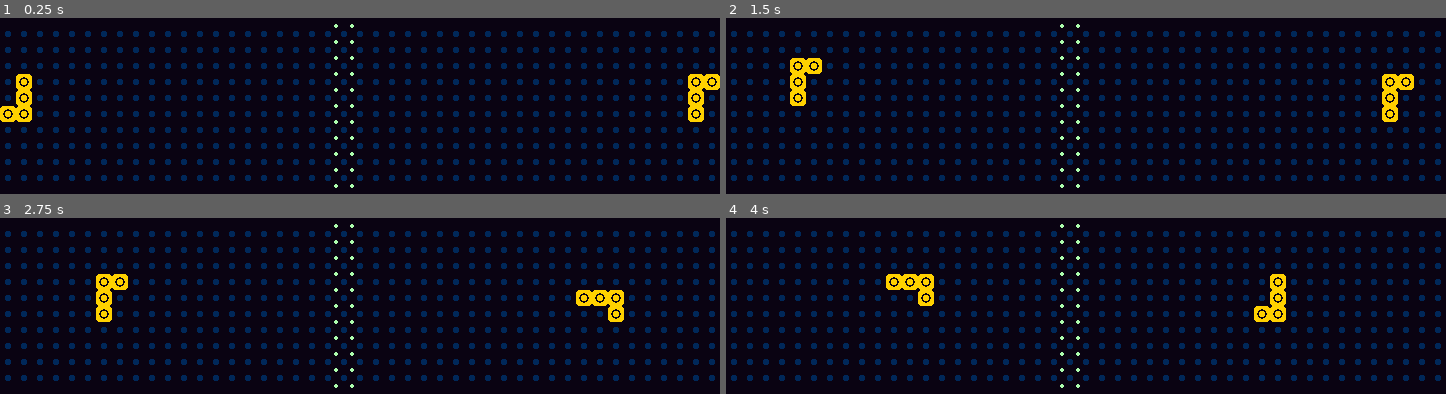
Above: before the commit, frames 1-4 (two rows, left to right).
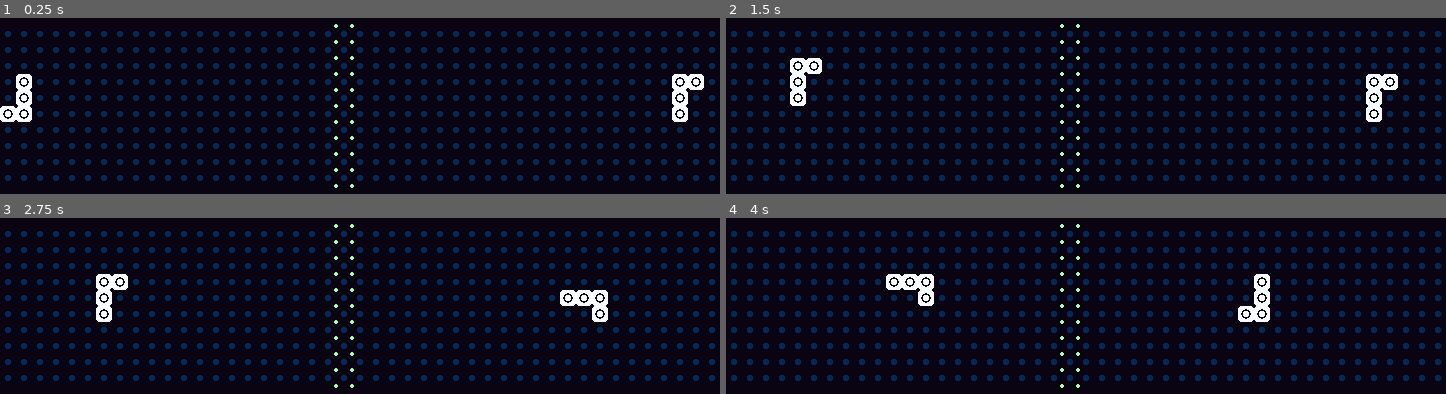
Above: after the commit, the same moments.

Repository: enricllagostera/coop-tetris
Game: Godot game, scene res://Matrix.tscn
Two runs of this game, one before a commit and one after it. Both use one fixed random seed, a clock stepped at 60 frames per second and the inputs below.
Inputs:
- Up to frame 1 (0.25 s): no input
- Up to frame 2 (1.5 s): tap Enter at 0.5 s; hold W (pl_up) 0.53-1.28 s; tap D (pl_drop_soft) at 0.6 s; tap A (pl_rot_c) at 0.8, 1.35 s; tap Space at 1.25 s; hold S (pl_down) from 1.28 s (still down)
- Up to frame 3 (2.75 s): tap Left (pr_drop_soft) at 1.55, 2.1 s; release S (pl_down) at 2.03 s; hold W (pl_up) from 2.03 s (still down); tap Right (pr_rot_c) at 2.3 s
- Up to frame 4 (4 s): tap Enter at 2.75 s; tap Right (pr_rot_c) at 2.85 s; tap D (pl_drop_soft) at 3.05, 3.6 s; release W (pl_up) at 3.53 s; hold S (pl_down) from 3.53 s (still down); tap A (pl_rot_c) at 3.8 s

The runs differ from the first frame. In frame 1, 1.8% of the frame differs, in the area x 0-100%, y 31-60%; in frame 2, 1.8%; in frame 3, 1.6%; in frame 4, 1.8%.

Commit message:
line completed visual effect, better rendering logic

Diff:
--- a/Matrix.gd
+++ b/Matrix.gd
@@ -3,12 +3,12 @@
 
 export var tick_interval = 0.5
 var state = Dictionary()
-var size = Vector2(10,45)
+var size = Vector2(10,44)
 var tetro_prefab
 var pieces = []
 var current_player = Game.Player.RIGHT
 var lines = 0
-var spawn_points = [Vector2(5,1), Vector2(5,43)]
+var spawn_points = [Vector2(5,1), Vector2(5,42)]
 var debug_block_prefab
 var debug_blocks = Dictionary()
 var is_updating = false
@@ -40,14 +40,17 @@
 	pass
 
 
-func is_block_in_piece(block, piece):
-	for c in piece.rel_blocks:
-		if c+piece.coord == block:
+func is_colliding_blocks(target_blocks, self_blocks = [], other_piece = null):
+	for tb in target_blocks:
+		if state[tb] == 1:
+			return true
+		if other_piece != null and other_piece.get_abs_blocks().has(tb):
 			return true
 	return false
-
-
-func is_colliding(self_blocks, base_coord, blocks_to_check, check_self = true):
+	pass
+
+
+func is_colliding_scenario(self_blocks, base_coord, blocks_to_check, check_self = true):
 	var tetro = []
 	for b in self_blocks:
 		tetro.append(b+base_coord)
@@ -76,39 +79,37 @@
 	var target_blocks_abs = Game.calc_tetro_abs_coords(tetro.coord, tetro.piece, rot_table[tetro.rot])
 	if is_out_of_bounds(target_blocks_abs):
 		return
-	if is_colliding(tetro.rel_blocks, tetro.coord, target_blocks_abs):
-		return
-	for b in tetro.rel_blocks:
-		state[tetro.coord+b] = 0
+	if is_colliding_blocks(target_blocks_abs, tetro.get_abs_blocks()):
+		return
 	tetro.rel_blocks = Game.calc_tetro_rel_coords(tetro.piece, rot_table[tetro.rot])
-	for b in tetro.rel_blocks:
-		state[tetro.coord+b] = 1
 	tetro.rot = rot_table[tetro.rot]
-	debug_render()
 	pass
 
 
 func shift_tetro(tetro, dir, player):
-	var target_blocks = []
+	var target_blocks = tetro.get_abs_blocks()
 	for b in tetro.rel_blocks:
 		target_blocks.append(tetro.coord+b+Game.SHIFTS[dir])
 	if is_out_of_bounds(target_blocks):
 		return
-	if is_colliding(tetro.rel_blocks, tetro.coord, target_blocks):
-#		just started touching the bottom of the piece
-		if (player == Game.Player.LEFT and dir == Game.Dir.D) or (player == Game.Player.RIGHT and dir == Game.Dir.U):
-			if not tetro.locking:
-				tetro.lockdown_started()
+	if is_colliding_blocks(target_blocks, tetro.get_abs_blocks(), pieces[Game.Player.LEFT if player == Game.Player.RIGHT else Game.Player.RIGHT]):
+		if not tetro.locking:
+			tetro.lockdown_started()
 		return
 	if tetro.locking:
 		tetro.lockdown_cancelled()
-#	apply movement
-	for b in tetro.rel_blocks:
-		state[tetro.coord+b] = 0
+#
+##	just started touching the bottom of the piece
+#		if (player == Game.Player.LEFT and dir == Game.Dir.D) or (player == Game.Player.RIGHT and dir == Game.Dir.U):
+#			if not tetro.locking:
+#				tetro.lockdown_started()
+	move_tetro(tetro, dir)
+	debug_render()
+	pass
+
+
+func move_tetro(tetro, dir):
 	tetro.coord += Game.SHIFTS[dir]
-	for b in tetro.rel_blocks:
-		state[tetro.coord+b] = 1
-	debug_render()
 	pass
 
 
@@ -120,25 +121,23 @@
 	new_tetro.rel_blocks = Game.calc_tetro_rel_coords(new_tetro.piece, new_tetro.rot)
 	new_tetro.player = player
 	var target_blocks = Game.calc_tetro_abs_coords(new_tetro.coord, new_tetro.piece, new_tetro.rot)
-	if is_colliding(new_tetro.rel_blocks, new_tetro.coord, target_blocks, false):
+	if is_colliding_blocks(target_blocks):
 		print("game over")
 		return
-	add_child(new_tetro)
-	for b in new_tetro.rel_blocks:
-		state[origin+b] = 1
-	if pieces[player] is Node:
-		pieces[player].queue_free()
+	$Grid.add_child(new_tetro)
 	pieces[player] = new_tetro
 	pass
 
 
 func block_locked(player):
 	is_updating = true
+	for b in pieces[player].get_abs_blocks():
+		state[b] = 1
+	pieces[player].queue_free()
 	update_score()
 	spawn(spawn_points[player], player, Game.Piece.J)
 	debug_render()
 	is_updating = false
-
 
 
 func _ready():
@@ -150,12 +149,11 @@
 		for col in range(0,10):
 			state[Vector2(col, row)] = 0
 			debug_blocks[Vector2(col, row)] = debug_block_prefab.instance()
-			$DebugGrid.add_child(debug_blocks[Vector2(col, row)])
+			$Grid.add_child(debug_blocks[Vector2(col, row)])
 			debug_blocks[Vector2(col, row)].position = Vector2(col, row) * 16
 			debug_blocks[Vector2(col, row)].get_node("Solid").visible = false
 	spawn(spawn_points[Game.Player.LEFT], Game.Player.LEFT, Game.Piece.J)
 	spawn(spawn_points[Game.Player.RIGHT], Game.Player.RIGHT, Game.Piece.J)
-	debug_render()
 	pass
 
 
@@ -165,25 +163,26 @@
 	var rows = get_completed_rows()
 	if rows.size() == 0:
 		return
+	$Tween.interpolate_property($Grid, "position", Vector2(-352,88 + rows.size()*8), Vector2(-352,88), .3, Tween.TRANS_ELASTIC, Tween.EASE_OUT)
+	$Tween.start()
 	for r in rows:
 		lines += 1
-		if r < 23:
+		if r < size.y / 2:
 			for s in range(r, 1, -1):
 				for c in range(0, size.x):
-					if is_block_in_piece(Vector2(c,s), pieces[Game.Player.LEFT]) or is_block_in_piece(Vector2(c,s), pieces[Game.Player.RIGHT]):
-						continue
 					state[Vector2(c,s)] = state[Vector2(c,s-1)] if s>0 else 0
 		else:
 			for s in range(r, size.y-1, 1):
 				for c in range(0, size.x):
-					if is_block_in_piece(Vector2(c,s), pieces[Game.Player.LEFT]) or is_block_in_piece(Vector2(c,s), pieces[Game.Player.RIGHT]):
-						continue
 					state[Vector2(c,s)] = state[Vector2(c,s+1)] if s<size.y else 0
 	print("lines: ", lines)
 	pass
 
 
 func _process(delta):
+	pieces[0].render()
+	pieces[1].render()
+
 	if is_updating:
 		return
 	if Input.is_action_just_released("pl_rot_c"):
@@ -207,6 +206,8 @@
 
 
 func _on_TickTimer_timeout():
+	if is_updating:
+		return
 	for i in range(0,2):
 		shift_tetro(pieces[i], Game.Dir.D if i == Game.Player.LEFT else Game.Dir.U, i)
 	pass
--- a/Matrix.tscn
+++ b/Matrix.tscn
@@ -11,10 +11,12 @@
 position = Vector2( -8, 0 )
 texture = ExtResource( 1 )
 
-[node name="DebugGrid" type="Node2D" parent="."]
+[node name="Grid" type="Node2D" parent="."]
 position = Vector2( -352, 88 )
 rotation = -1.5708
 
 [node name="TickTimer" type="Timer" parent="."]
 autostart = true
+
+[node name="Tween" type="Tween" parent="."]
 [connection signal="timeout" from="TickTimer" to="." method="_on_TickTimer_timeout"]
--- a/Tetro.gd
+++ b/Tetro.gd
@@ -1,7 +1,7 @@
 extends Node2D
 
 var rel_blocks = [Vector2(0,0), Vector2(-1,-1), Vector2(-1,0), Vector2(1,0)]
-var visual_offset = Vector2()
+onready var visual_blocks = [$Block0, $Block1, $Block2, $Block3]
 var offset = Vector2()
 export var coord = Vector2()
 var rot = Game.Rot.R0
@@ -10,38 +10,32 @@
 var locked = false
 var player = -1
 
-var visual_offset_table = {
-	Game.Piece.J: Vector2(-1.5, -1.5)
-}
-
-
-func _ready():
-	position = coord * Game.FTILE
-	$Visual.offset = visual_offset_table[Game.Piece.J] * Game.FTILE
-	pass # Replace with function body.
-
 
 func rotate_clockwise():
 	var target_rot = Game.ROT_CLOCKWISE[rot]
-	print(target_rot)
 	rot = target_rot
-	render_rotation()
 
-func render_rotation():
-	if rot == Game.Rot.R0:
-		$Visual.rotation = deg2rad(0)
-	if rot == Game.Rot.RR:
-		$Visual.rotation = deg2rad(90)
-	if rot == Game.Rot.R2:
-		$Visual.rotation = deg2rad(180)
-	if rot == Game.Rot.RL:
-		$Visual.rotation = deg2rad(270)
+
+func render():
+	var blocks = get_abs_blocks()
+	for i in range(0, blocks.size()):
+		visual_blocks[i].position = blocks[i] * Game.FTILE
+	pass
+
+
+func get_abs_blocks():
+	var abs_blocks = []
+	for b in rel_blocks:
+		abs_blocks.append(b+coord)
+	return abs_blocks
 
 
 func lockdown_cancelled():
 	print("tetro lock cancelled")
 	locking = false
 	locked = false
+	for vb in visual_blocks:
+		vb.modulate = Color.white
 	$LockDownTimer.stop()
 	pass
 
@@ -52,7 +46,7 @@
 	locked = true
 	$LockDownTimer.stop()
 #	var pre = OS.get_ticks_msec()
-	get_parent().block_locked(player)
+	get_parent().get_parent().block_locked(player)
 #	print("ms: ", OS.get_ticks_msec() - pre)
 	pass
 
@@ -60,6 +54,8 @@
 func lockdown_started():
 	print("tetro locking")
 	locking = true
+	for vb in visual_blocks:
+		vb.modulate = Color.red
 	$LockDownTimer.start()
 	pass
 
--- a/Tetro.tscn
+++ b/Tetro.tscn
@@ -1,20 +1,29 @@
 [gd_scene load_steps=3 format=2]
 
-[ext_resource path="res://images/tetriminos1.png" type="Texture" id=1]
+[ext_resource path="res://images/debug_grid3.png" type="Texture" id=1]
 [ext_resource path="res://Tetro.gd" type="Script" id=2]
 
 [node name="Tetro" type="Node2D"]
-position = Vector2( 198.866, 81.1312 )
 script = ExtResource( 2 )
-coord = Vector2( 5, 5 )
-
-[node name="Visual" type="Sprite" parent="."]
-visible = false
-texture = ExtResource( 1 )
-centered = false
-offset = Vector2( -24, -24 )
+coord = Vector2( 5, 2 )
 
 [node name="LockDownTimer" type="Timer" parent="."]
 wait_time = 0.5
 one_shot = true
+
+[node name="Block0" type="Sprite" parent="."]
+texture = ExtResource( 1 )
+centered = false
+
+[node name="Block1" type="Sprite" parent="."]
+texture = ExtResource( 1 )
+centered = false
+
+[node name="Block2" type="Sprite" parent="."]
+texture = ExtResource( 1 )
+centered = false
+
+[node name="Block3" type="Sprite" parent="."]
+texture = ExtResource( 1 )
+centered = false
 [connection signal="timeout" from="LockDownTimer" to="." method="_on_LockDownTimer_timeout"]
Binary file changed: debug_grid.aseprite
Binary file added: images/debug_grid3.png
Not shown, added: images/debug_grid3.png.import
